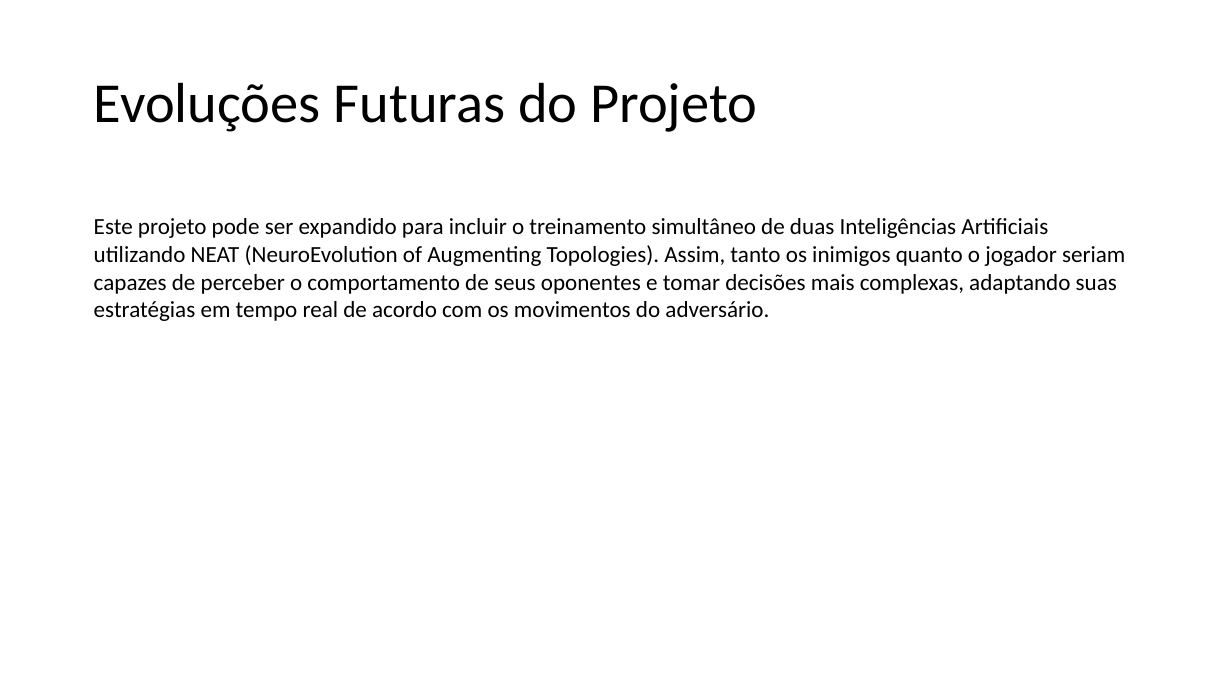
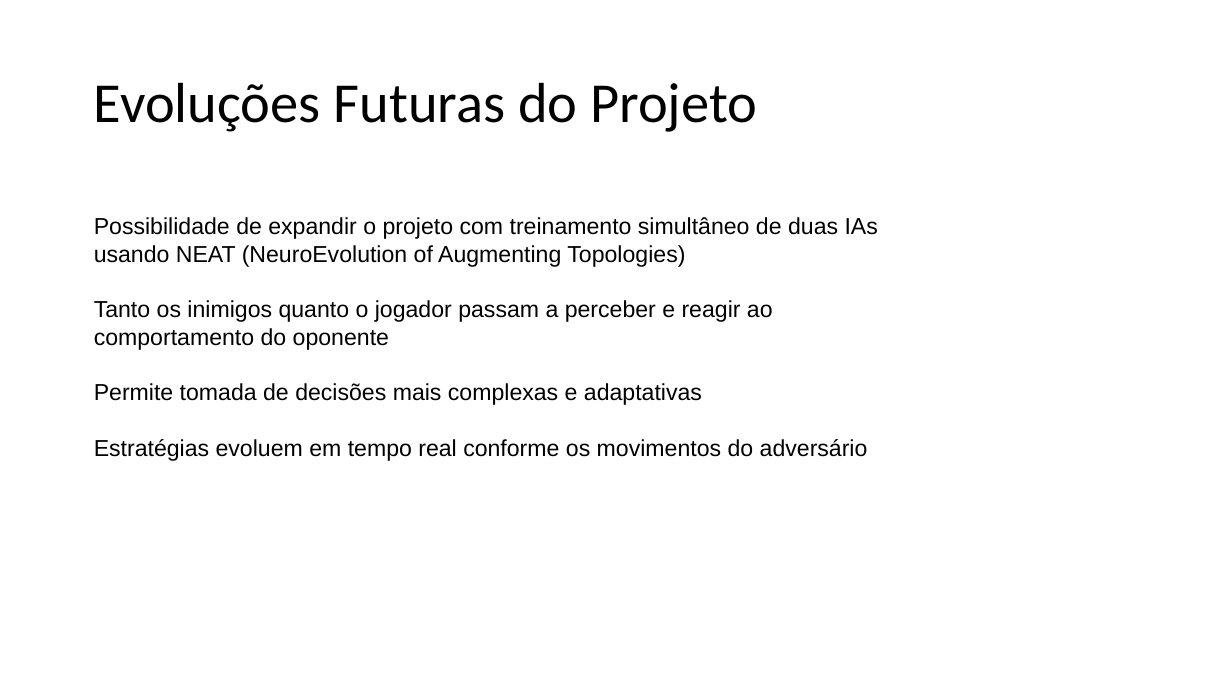
Before and after one commit to GustavoMaltaGuimaraesBrasil/TC2_IAGenetica, a slide deck: slide 11 of IA Genetica.pptx (slide 10 before the commit). Drawn at 1232x693 pixels with LibreOffice and Linux fonts; fonts in the diff are those of the drawing. Boxes give left, top, right and bottom in pixels: in the first picture for what was removed or moved away, otherwise in the second. Text is boxed around its words. In the diff, an @@ line names an element or a change of style, - is before the commit and + after.

```diff
--- a/IA Genetica.pptx
+++ b/IA Genetica.pptx
@@ text at [94,217,878,461]: text changed; font Calibri to Arial @@
-Este projeto pode ser expandido para incluir o treinamento simultâneo de duas Inteligências Artificiais utilizando NEAT (NeuroEvolution of Augmenting Topologies). Assim, tanto os inimigos quanto o jogador seriam capazes de perceber o comportamento de seus oponentes e tomar decisões mais complexas, adaptando suas estratégias em tempo real de acordo com os movimentos do adversário.
+Possibilidade de expandir o projeto com treinamento simultâneo de duas IAs usando NEAT (NeuroEvolution of Augmenting Topologies)
+Tanto os inimigos quanto o jogador passam a perceber e reagir ao comportamento do oponente
+Permite tomada de decisões mais complexas e adaptativas
+Estratégias evoluem em tempo real conforme os movimentos do adversário
```
Also in this commit, not shown: 8 other slides changed, 1 slide added, 8 other files.
